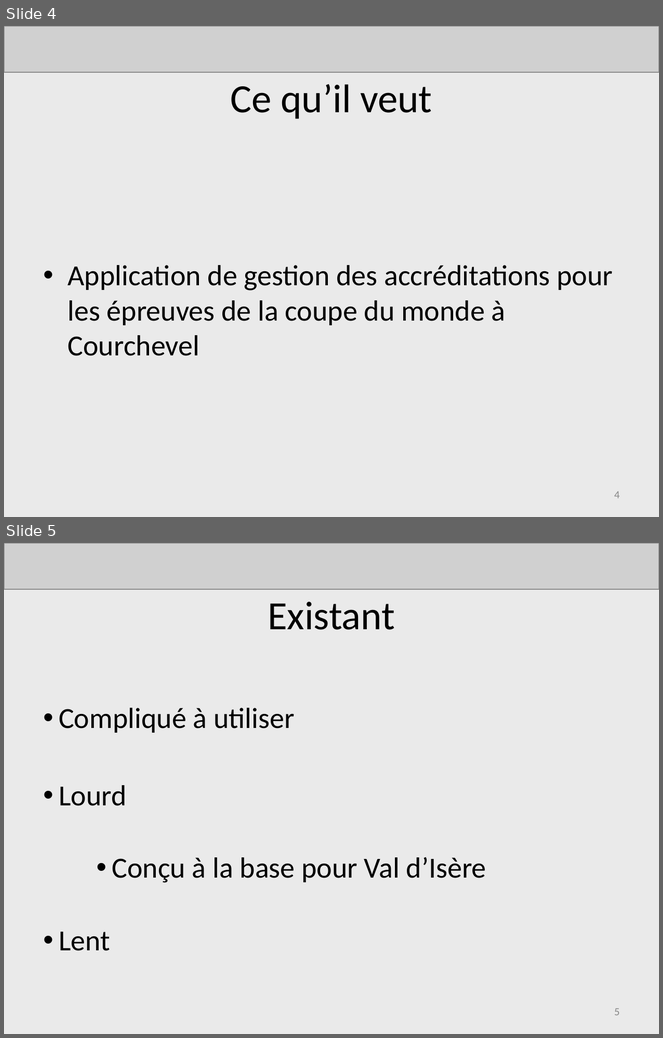
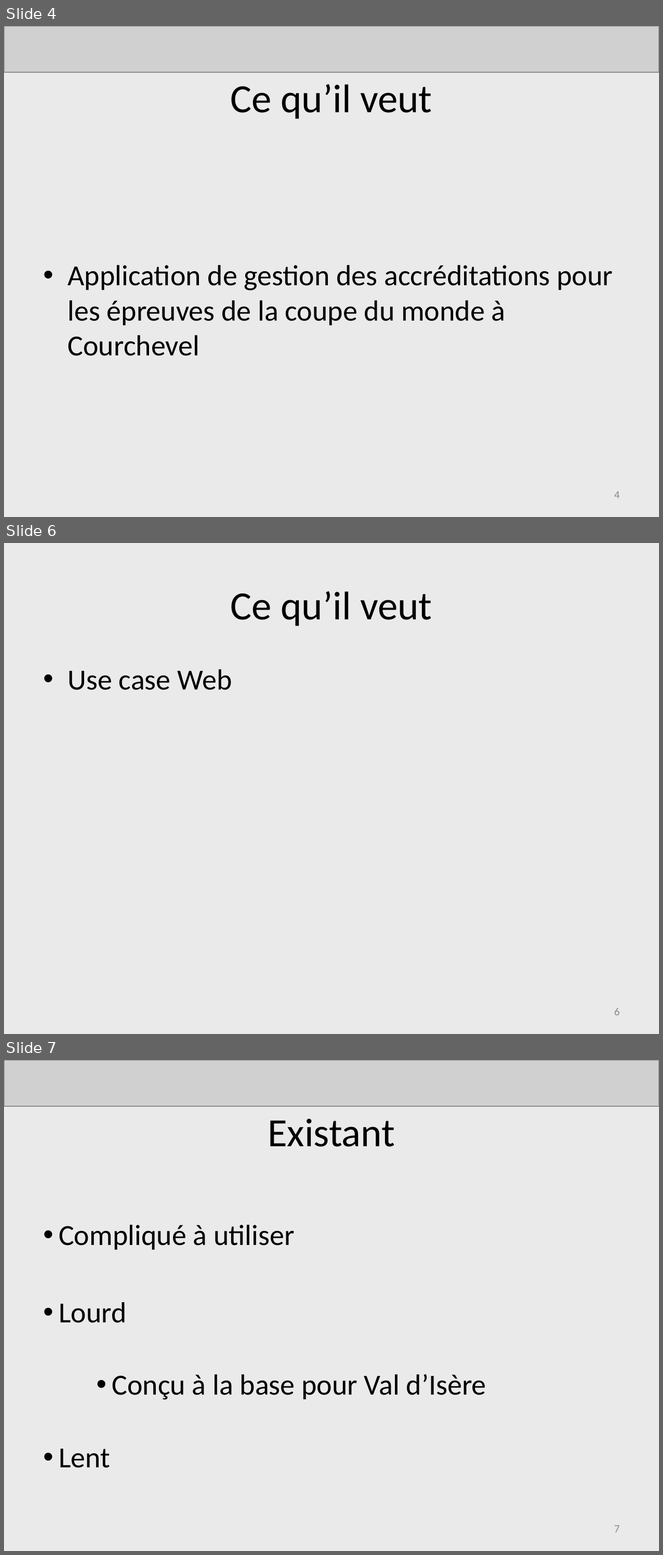
Before and after one commit to AdrienLombard/SimplePass, a slide deck: source/Projet Courchevel - Bilan intermédiaire - Version Adrien.ppt. Shown one above the other, each under a label of ours: slides 4 and 5 before the commit, slides 4, 6 and 7 after it; the slides between them are not shown. The pictures are 663x1038 and 663x1555 pixels, drawn with LibreOffice and Linux fonts; fonts in the diff are those of the drawing; grey boxes stand for pictures. Boxes give left, top, right and bottom in pixels: in the first picture for what was removed or moved away, otherwise in the second. Text is boxed around its words. In the diff, an @@ line names an element or a change of style, - is before the commit and + after.

```diff
--- a/source/Projet Courchevel - Bilan intermédiaire - Version Adrien.ppt
+++ b/source/Projet Courchevel - Bilan intermédiaire - Version Adrien.ppt
@@ slide 6 added at [4, 543, 659, 1034], background #EAEAEA @@
@@ title added at [231, 591, 432, 626], 44 pt, text #000000 @@
+Ce qu’il veut
@@ text added at [68, 669, 232, 690], 32 pt, text #000000 @@
+• Use case Web
@@ page number added at [614, 1008, 620, 1016], 12 pt, text #898989 @@
+6
@@ what was slide 5 is now slide 7 @@
@@ page number at [614, 1525, 620, 1533]: text changed @@
-5
+7
```
Also in this commit, not shown: 1 slide changed, 1 other slide added.
